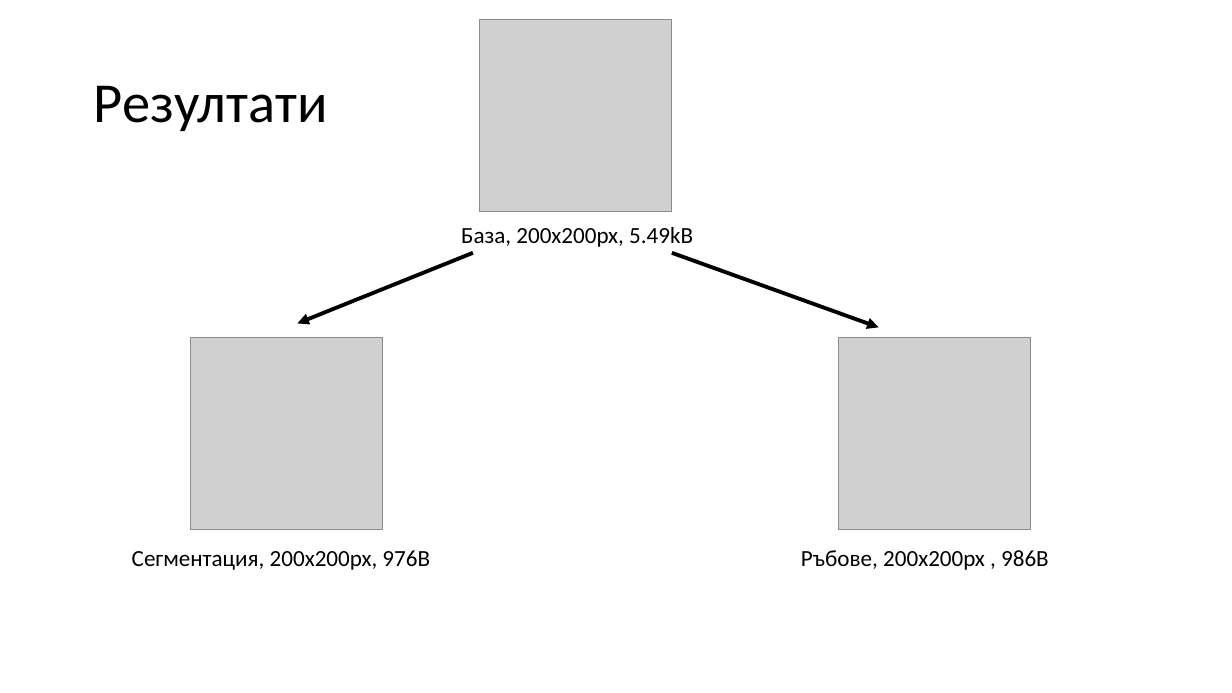
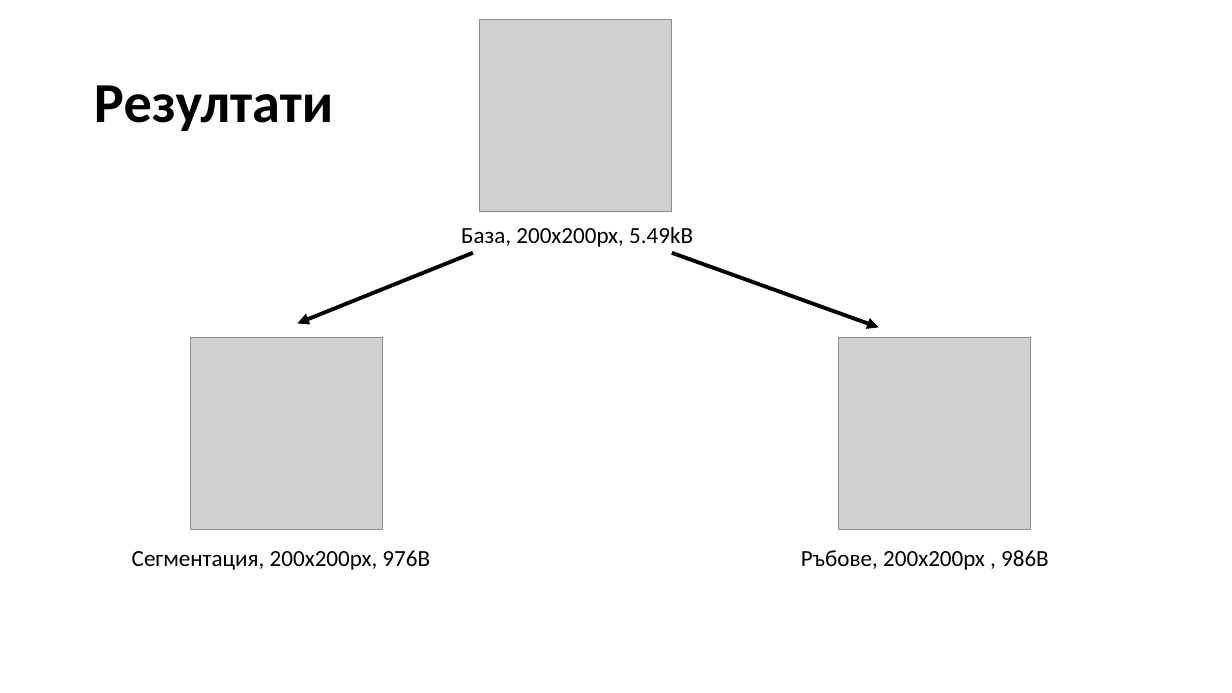
Before and after one commit to castrowilde/pmmrp, a slide deck: slide 10 of presentations/ImageProcessing_3.pptx (slide 8 before the commit). Drawn at 1232x693 pixels with LibreOffice and Linux fonts; fonts in the diff are those of the drawing; grey boxes stand for pictures. Boxes give left, top, right and bottom in pixels: in the first picture for what was removed or moved away, otherwise in the second. Text is boxed around its words. In the diff, an @@ line names an element or a change of style, - is before the commit and + after.

```diff
--- a/presentations/ImageProcessing_3.pptx
+++ b/presentations/ImageProcessing_3.pptx
@@ title "Резултати" at [94, 85, 333, 131]: bold on @@
```
Also in this commit, not shown: 8 other slides changed, 5 slides added, 1 slide removed, 1 other file.
